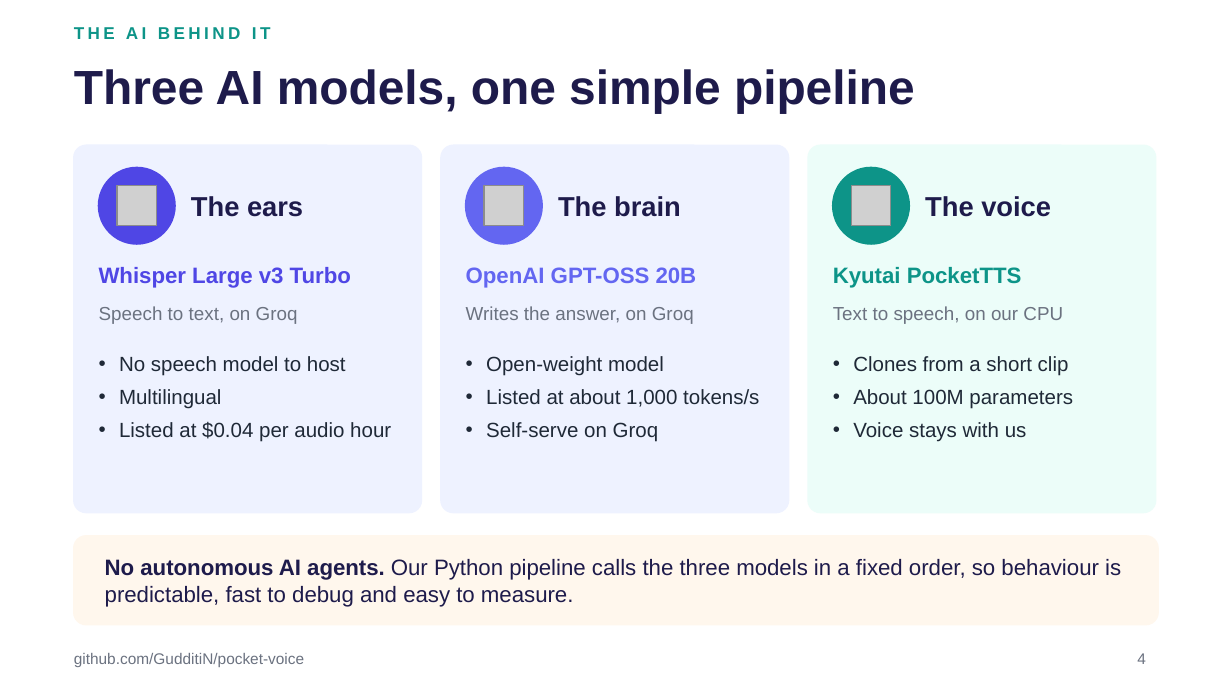
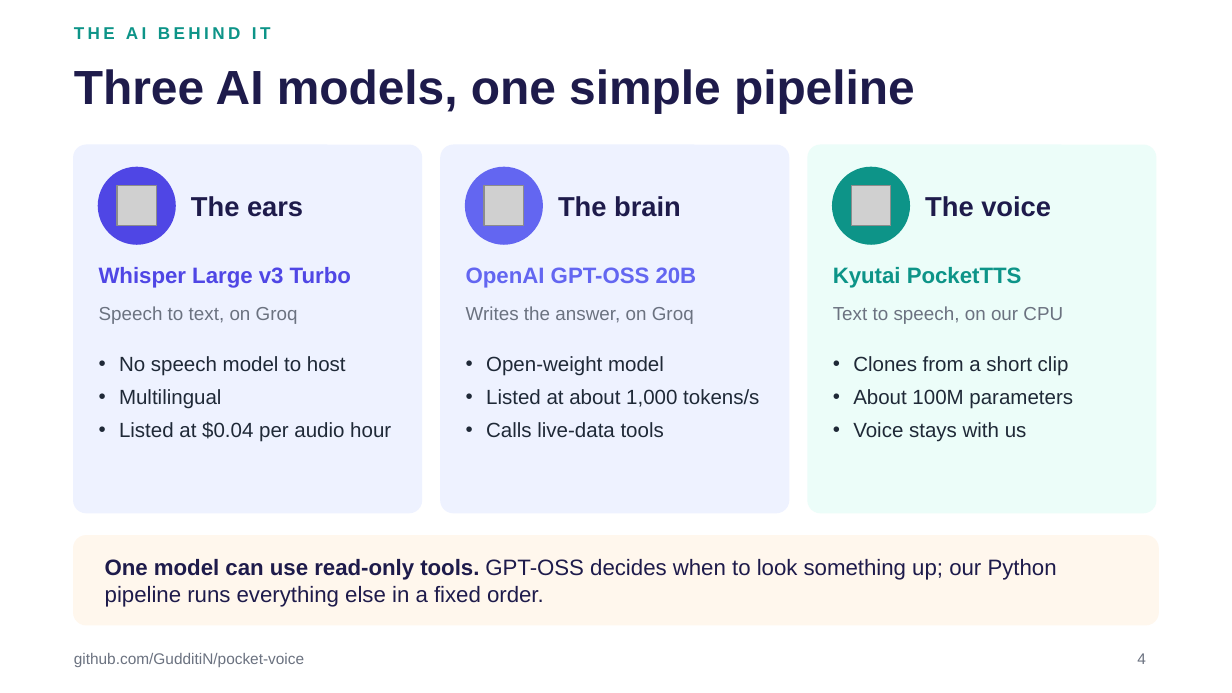
Before and after one commit to GudditiN/pocket-voice, a slide deck: slide 4 of docs/Pocket-Voice.pptx. Drawn at 1232x693 pixels with LibreOffice and Linux fonts; fonts in the diff are those of the drawing; grey boxes stand for pictures. Boxes give left, top, right and bottom in pixels: in the first picture for what was removed or moved away, otherwise in the second. Text is boxed around its words. In the diff, an @@ line names an element or a change of style, - is before the commit and + after.

Commit message:
feat: add live data tools for web search, news, and Wikipedia integration
- Introduced `live.py` with functions for web search, reading web pages, fetching news, and accessing Wikipedia.
- Updated `run_turn` in `pipeline.py` to support web usage and capture sources.
- Enhanced `llm.answer` to accept a `use_web` parameter and return sources used in responses.
- Modified tests to cover new live data functionalities and ensure proper integration with existing components.
- Updated architecture documentation to reflect new tools and their interactions.

```diff
--- a/docs/Pocket-Voice.pptx
+++ b/docs/Pocket-Voice.pptx
@@ text at (486,422,664,437): text changed @@
-• Self-serve on Groq
+• Calls live-data tools
@@ text at (105,559,1057,607): text changed @@
-No autonomous AI agents. Our Python pipeline calls the three models in a fixed order, so behaviour is predictable, fast to debug and easy to measure.
+One model can use read-only tools. GPT-OSS decides when to look something up; our Python pipeline runs everything else in a fixed order.
```
Also in this commit, not shown: 5 other slides changed, 1 slide added, 12 other files.
